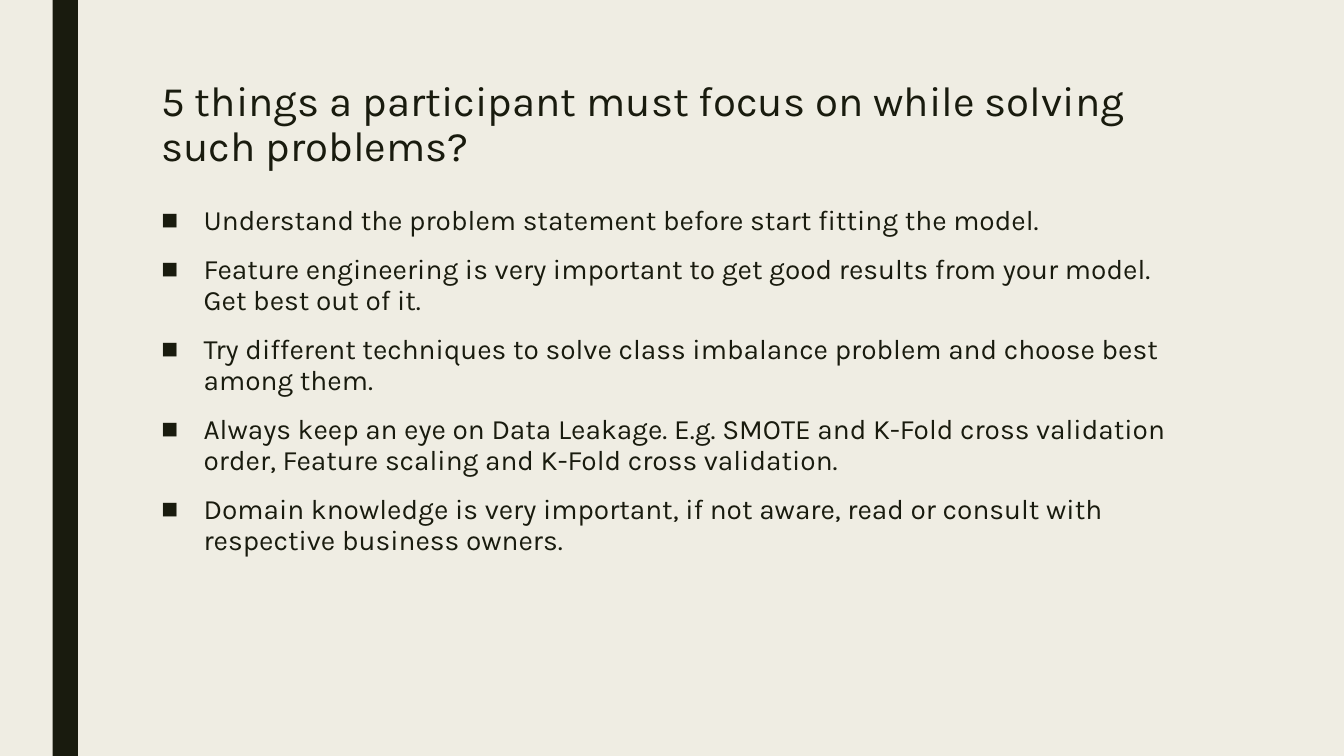
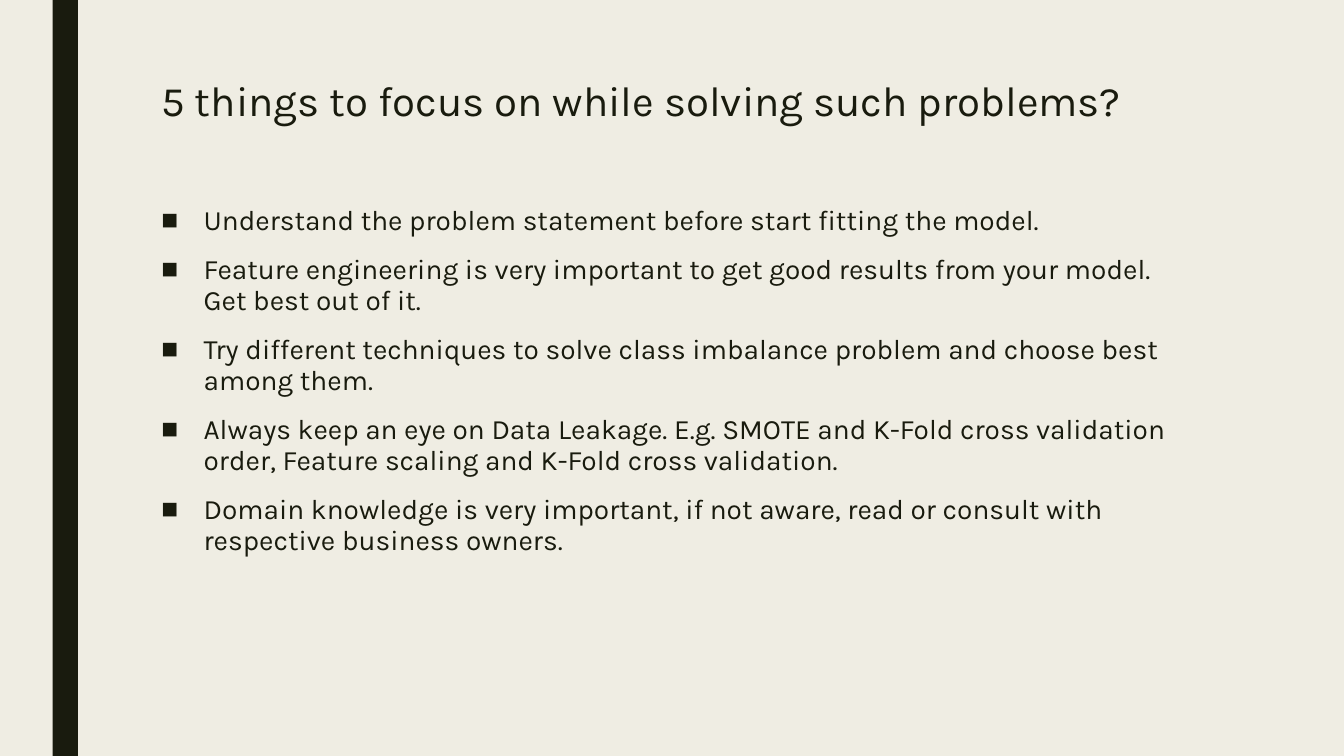
Before and after one commit to sachin-rastogi/Projects, a slide deck: slide 8 of LoanDelinquencyPrediction/Approach_Loan_Delinquency.pptx. Drawn at 1344x756 pixels with LibreOffice and Linux fonts; fonts in the diff are those of the drawing. Boxes give left, top, right and bottom in pixels: in the first picture for what was removed or moved away, otherwise in the second. Text is boxed around its words. In the diff, an @@ line names an element or a change of style, - is before the commit and + after.

```diff
--- a/LoanDelinquencyPrediction/Approach_Loan_Delinquency.pptx
+++ b/LoanDelinquencyPrediction/Approach_Loan_Delinquency.pptx
@@ title at (161,87,1121,127): text changed @@
-5 things a participant must focus on while solving such problems?
+5 things to focus on while solving such problems?
```
Also in this commit, not shown: 1 other slide changed.
